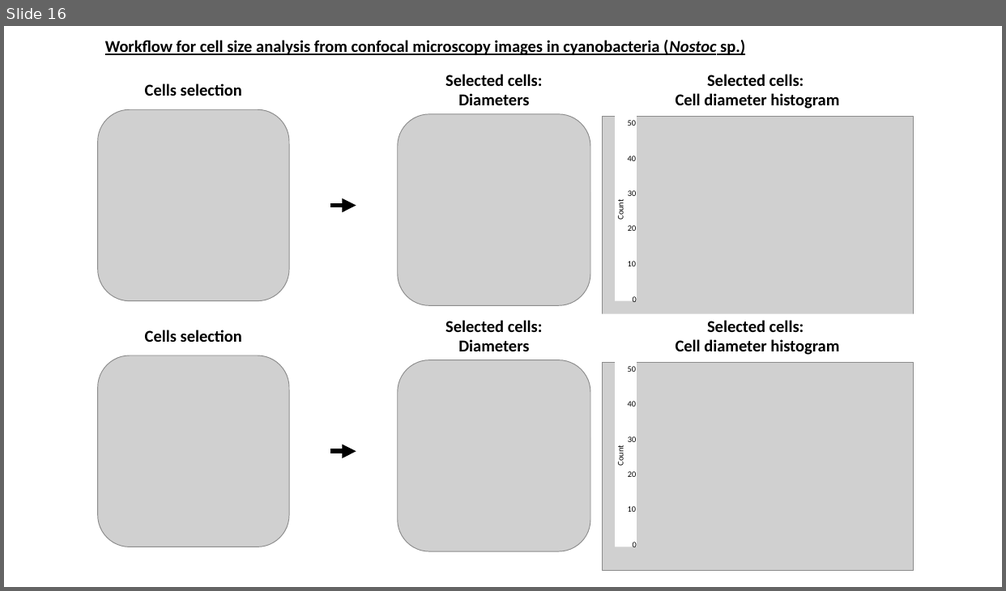
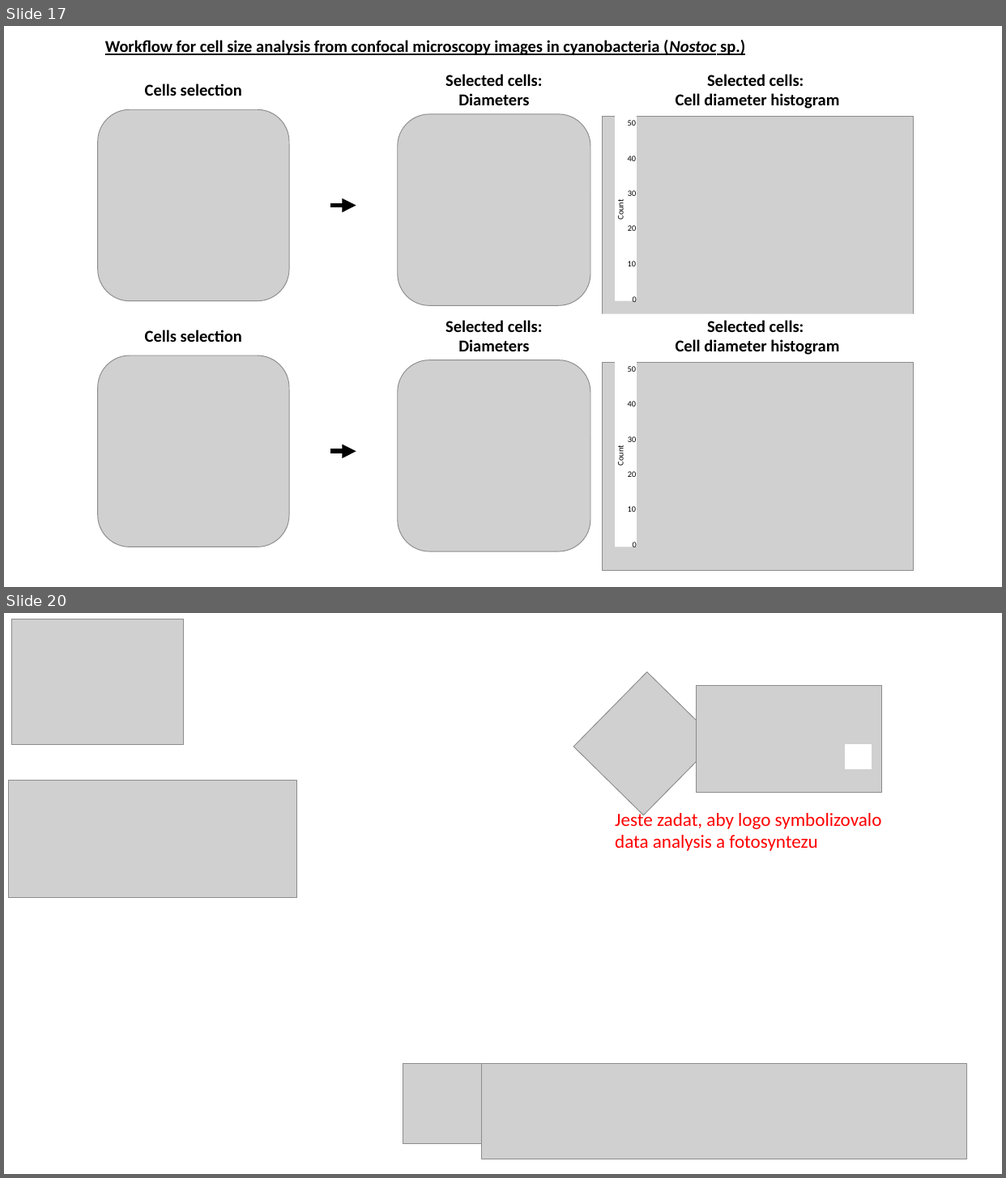
Before and after one commit to Zastupic/cyano-tools, a slide deck: website/static/files/images for website.pptx. Shown one above the other, each under a label of ours: slide 16 before the commit, slides 17 and 20 after it; the slides between them are not shown. The pictures are 1006x591 and 1006x1178 pixels, drawn with LibreOffice and Linux fonts; fonts in the diff are those of the drawing; grey boxes stand for pictures. Boxes give left, top, right and bottom in pixels: in the first picture for what was removed or moved away, otherwise in the second. Text is boxed around its words. In the diff, an @@ line names an element or a change of style, - is before the commit and + after.

```diff
--- a/website/static/files/images for website.pptx
+++ b/website/static/files/images for website.pptx
@@ slide 20 added at box(4, 613, 1002, 1174), background #FFFFFF @@
@@ picture added at box(11, 619, 184, 744) @@
@@ picture added at box(574, 672, 718, 815) @@
@@ picture added at box(697, 686, 882, 793) @@
@@ rectangle added at box(846, 745, 872, 769), fill #FFFFFF, outline #FFFFFF 1 pt @@
@@ picture added at box(9, 780, 297, 897) @@
@@ text added at box(615, 810, 882, 851), 18 pt, text #FF0000 @@
+Jeste zadat, aby logo symbolizovalo data analysis a fotosyntezu
@@ picture added at box(403, 1064, 482, 1144) @@
@@ picture added at box(482, 1064, 967, 1160) @@
@@ what was slide 16 is now slide 17 @@
```
Also in this commit, not shown: 5 slides changed, 5 other slides added, 2 slides removed, 42 other files.
